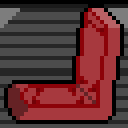
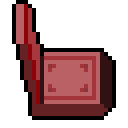
Comparing the layer stacks of the two 128px x 128px images. Changes:
painted on "Light" over box(8, 0, 128, 120)
added layer "regular" above "background" over box(12, 0, 116, 120)
hid "background", moved it above "UlticaModel" over box(0, 0, 128, 128)
renamed "regular" to "AlternativePerspective WRONG", hid it, painted on it over box(4, 4, 124, 124)
renamed "leather" to "AlternativePerspective Leather WRONG", hid it, painted on it over box(4, 4, 124, 124)
